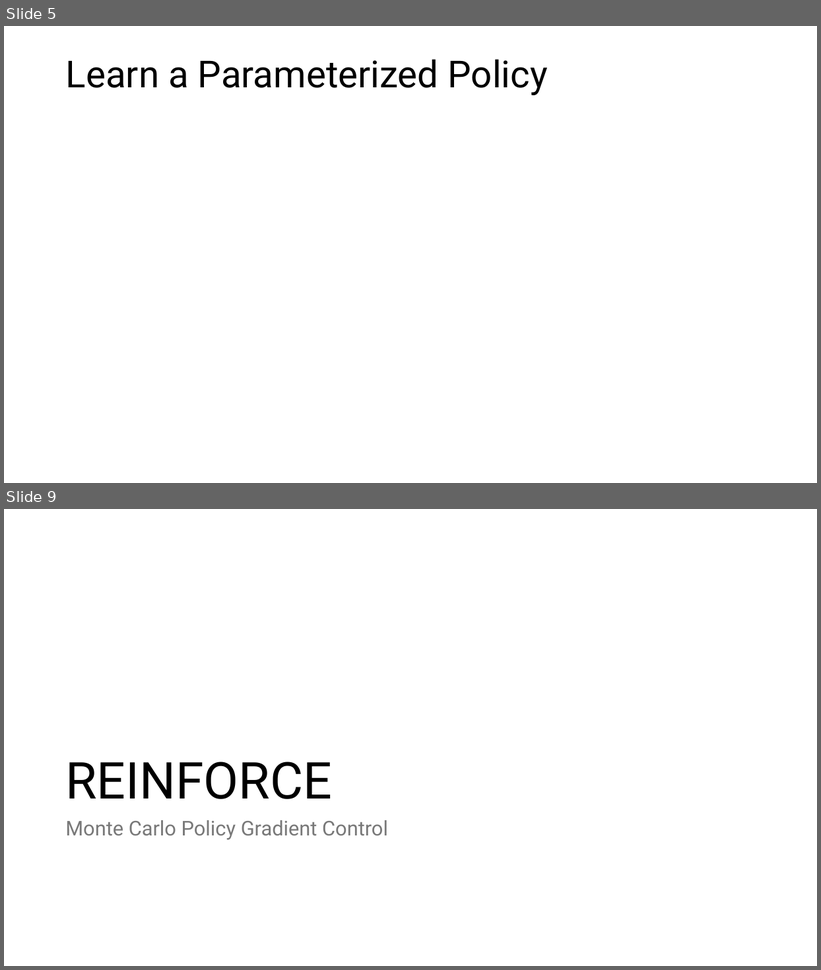
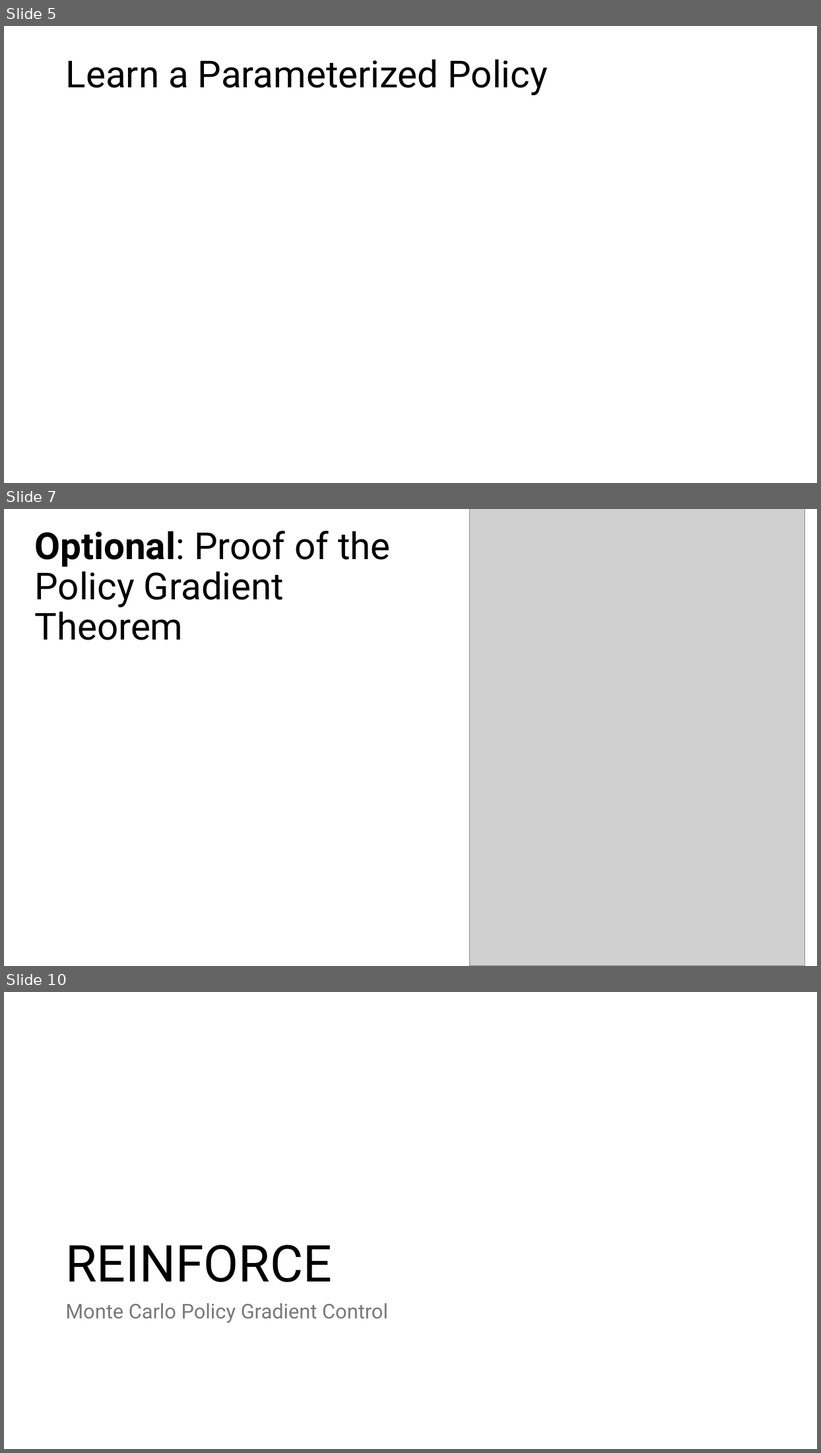
Before and after one commit to mhahsler/Introduction_to_Reinforcement_Learning, a slide deck: slides/Lecture_Chapter13.pptx. Shown one above the other, each under a label of ours: slides 5 and 9 before the commit, slides 5, 7 and 10 after it; the slides between them are not shown. The pictures are 821x970 and 821x1453 pixels, drawn with LibreOffice and Linux fonts; fonts in the diff are those of the drawing; grey boxes stand for pictures. Boxes give left, top, right and bottom in pixels: in the first picture for what was removed or moved away, otherwise in the second. Text is boxed around its words. In the diff, an @@ line names an element or a change of style, - is before the commit and + after.

```diff
--- a/slides/Lecture_Chapter13.pptx
+++ b/slides/Lecture_Chapter13.pptx
@@ slide 7 added at box(4, 509, 817, 966), background #FFFFFF @@
@@ picture added at box(469, 509, 805, 966) @@
@@ title added at box(35, 531, 390, 640), 44 pt, text #000000 @@
+Optional: Proof of the
+Policy Gradient Theorem
@@ what was slide 9 is now slide 10 @@
```
Also in this commit, not shown: 5 slides changed, 2 other slides added, 2 slides removed, 3 other files.
